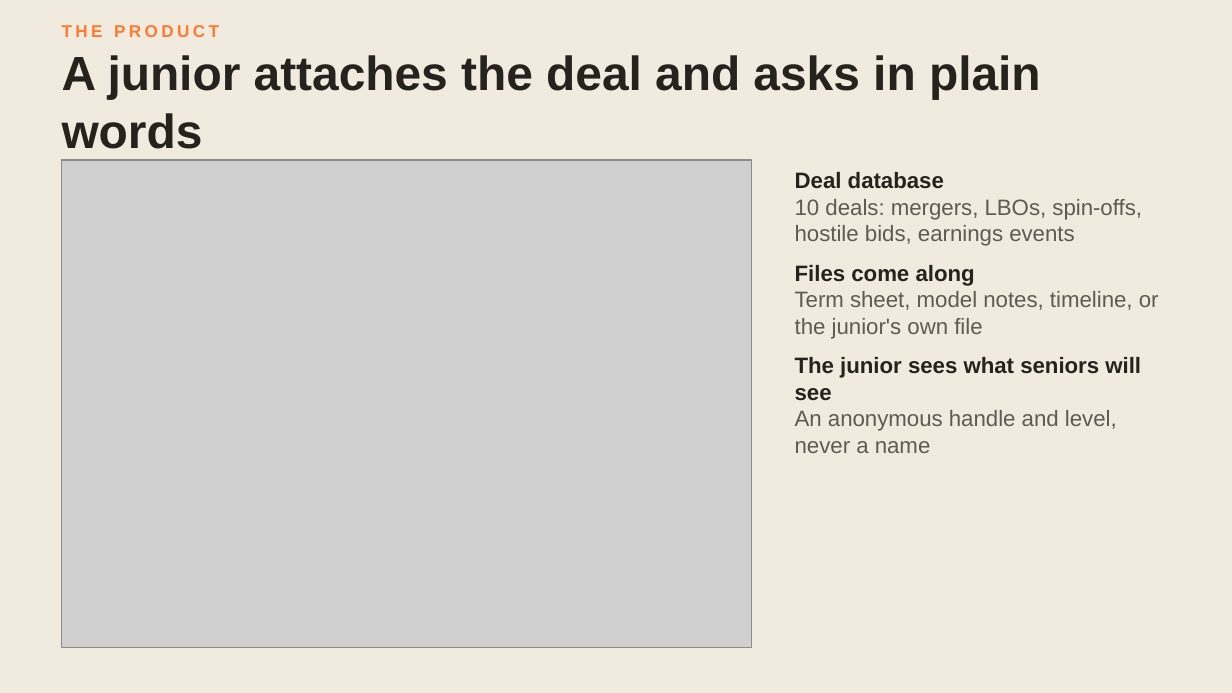
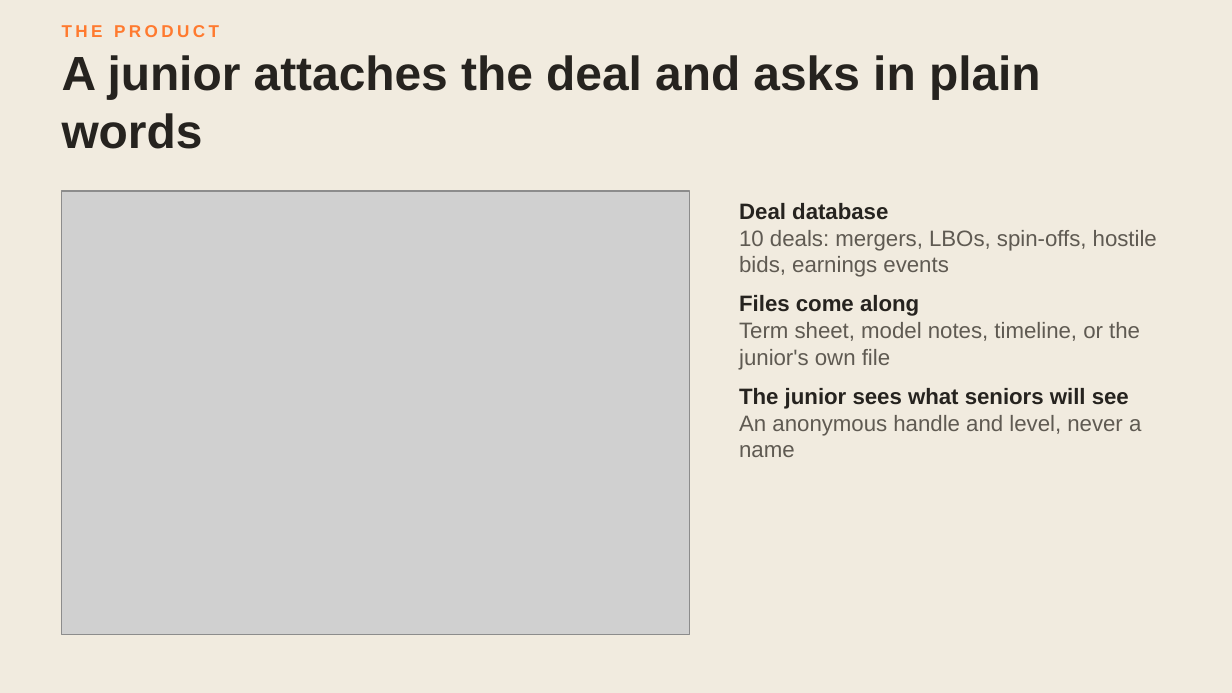
Before and after one commit to philiprmocanu-cell/SanFran44, a slide deck: slide 6 of docs/Deal-Desk.pptx. Drawn at 1232x693 pixels with LibreOffice and Linux fonts; fonts in the diff are those of the drawing; grey boxes stand for pictures. Boxes give left, top, right and bottom in pixels: in the first picture for what was removed or moved away, otherwise in the second. Text is boxed around its words. In the diff, an @@ line names an element or a change of style, - is before the commit and + after.

```diff
--- a/docs/Deal-Desk.pptx
+++ b/docs/Deal-Desk.pptx
@@ picture: place and size @@
-picture at <box>62,160,752,648</box>
+picture at <box>62,191,690,634</box>
@@ text "Deal database" rewrapped from <box>795,172,1159,453</box> to <box>739,203,1157,457</box> @@
```
Also in this commit, not shown: 1 other slide changed, 2 other files.
